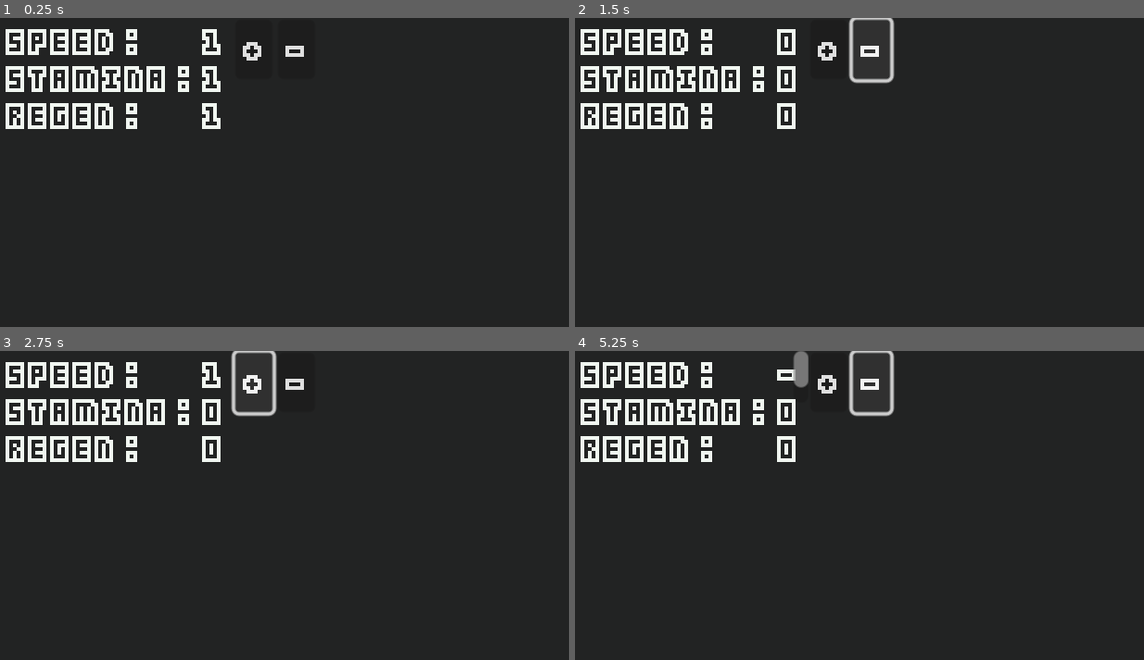
Above: before the commit, frames 1-4 (two rows, left to right).
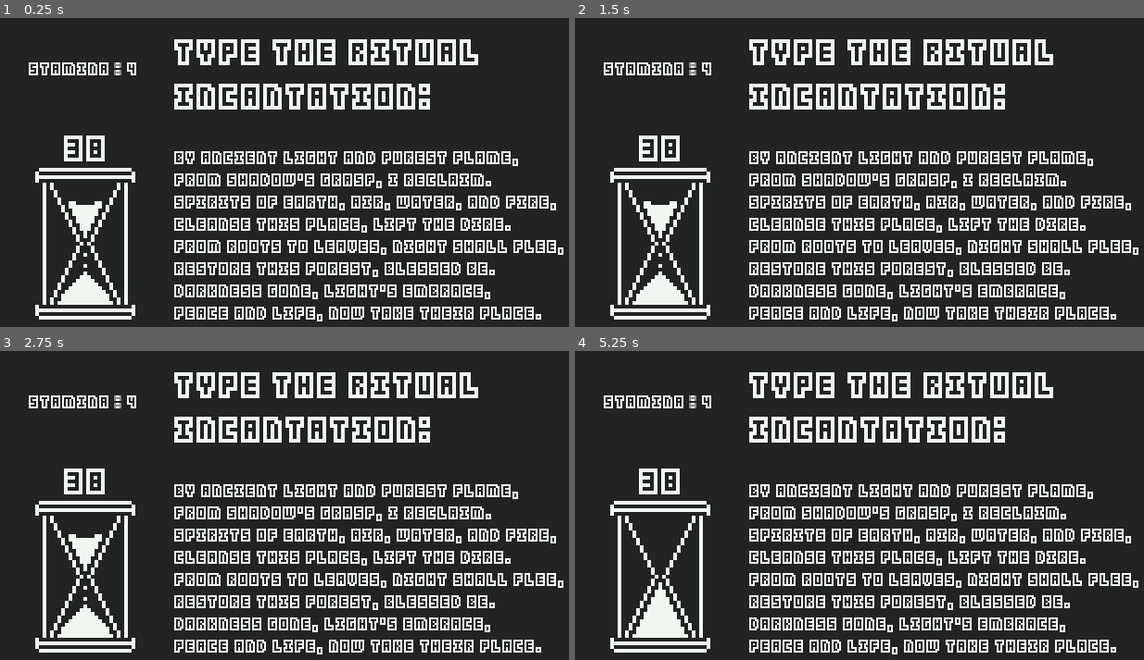
Above: after the commit, the same moments.

Repository: SolarLabyrinth/Lunariel
Game: Godot game, scene res://Scenes/Main.tscn
Two runs of this game, one before a commit and one after it. Both use one fixed random seed, a clock stepped at 60 frames per second and the inputs below.
Inputs (mouse positions are in pixels of both pictures, inside the frame that each line leads up to):
- Up to frame 1 (0.25 s): no input
- Up to frame 2 (1.5 s): click (831, 48) at 0.5 s, where only the run before the commit has a clickable "+"; click (870, 48) at 1.25 s, where only the run before the commit has a clickable "-"
- Up to frame 3 (2.75 s): click (256, 381) at 2 s, where only the run before the commit has a clickable "+"
- Up to frame 4 (5.25 s): click (870, 381) at 2.75 s, where only the run before the commit has a clickable "-"; click (831, 381) at 3.5 s, where only the run before the commit has a clickable "+"; click (870, 381) at 4.25 s, where only the run before the commit has a clickable "-"; tap Enter at 5 s

The runs differ from the first frame. In frame 1, 22% of the frame differs, in the area x 0-100%, y 3-99%; in frame 2, 22%; in frame 3, 22%; in frame 4, 22%, in the area x 0-100%, y 0-99%.

Commit message:
add alt typing test

Diff:
--- /dev/null
+++ b/Globals/SceneManager.tscn
@@ -0,0 +1,6 @@
+[gd_scene load_steps=2 format=3 uid="uid://c200a0ugyvmj5"]
+
+[ext_resource type="Script" path="res://Globals/scene_manager.gd" id="1_u7drk"]
+
+[node name="SceneManager" type="Node2D"]
+script = ExtResource("1_u7drk")
--- /dev/null
+++ b/Globals/scene_manager.gd
@@ -0,0 +1,9 @@
+extends Node2D
+
+const TYPING_TEST = preload("res://Scenes/TypeingTest.tscn")
+const STATS_SCREEN = preload("res://Scenes/StatsScreen.tscn")
+
+func start_typing_test() -> void:
+	get_tree().change_scene_to_packed(TYPING_TEST)
+func show_stats_screen() -> void:
+	get_tree().change_scene_to_packed(STATS_SCREEN)
--- a/Resources/player_stats.gd
+++ b/Resources/player_stats.gd
@@ -1,16 +1,42 @@
 class_name PlayerStats extends Resource
 
-@export var stamina_regen := 0:
+@export var level := 1:
+	get():
+		return 1 + (stamina_regen - 1) + (stamina_amount - 1) + (wpm_adjustment - 1)
+
+@export var xp := 0:
 	set(value):
-		stamina_regen = value
-		changed.emit()
+		var newValue = clamp(value, 0, 999)
+		if newValue != xp:
+			xp = value
+			changed.emit()
 
-@export var stamina_amount := 0:
+@export var stamina_regen := 1:
 	set(value):
-		stamina_amount = value
-		changed.emit()
+		if xp < stamina_regen:
+			return stamina_regen
+		xp -= stamina_regen
+		var newValue = clamp(value, 1, 9)
+		if newValue != stamina_regen:
+			stamina_regen = value
+			changed.emit()
 
-@export var wpm_adjustment := 0:
+@export var stamina_amount := 1:
 	set(value):
-		wpm_adjustment = value
-		changed.emit()
+		if xp < stamina_amount:
+			return stamina_amount
+		xp -= stamina_amount
+		var newValue = clamp(value, 1, 9)
+		if newValue != stamina_amount:
+			stamina_amount = value
+			changed.emit()
+
+@export var wpm_adjustment := 1:
+	set(value):
+		if xp < wpm_adjustment:
+			return wpm_adjustment
+		xp -= wpm_adjustment
+		var newValue = clamp(value, 1, 9)
+		if newValue != wpm_adjustment:
+			wpm_adjustment = value
+			changed.emit()
--- a/Resources/player_stats.tres
+++ b/Resources/player_stats.tres
@@ -4,4 +4,6 @@
 
 [resource]
 script = ExtResource("1_lqrrj")
-croc_count = 0
+stamina_regen = 1
+stamina_amount = 1
+wpm_adjustment = 1
--- a/Resources/ui-theme.tres
+++ b/Resources/ui-theme.tres
@@ -5,4 +5,5 @@
 [resource]
 Button/fonts/font = ExtResource("1_mnu7g")
 RichTextLabel/colors/default_color = Color(0.941176, 0.964706, 0.941176, 1)
+RichTextLabel/fonts/mono_font = ExtResource("1_mnu7g")
 RichTextLabel/fonts/normal_font = ExtResource("1_mnu7g")
--- a/Scenes/Main.tscn
+++ b/Scenes/Main.tscn
@@ -1,13 +1,24 @@
 [gd_scene load_steps=4 format=3 uid="uid://cnsrjtxu0trlu"]
 
-[ext_resource type="PackedScene" uid="uid://b7nwkaudy8b08" path="res://Scenes/TypeingTest.tscn" id="1_p1htd"]
 [ext_resource type="PackedScene" uid="uid://cvrm00cnpi2do" path="res://Scenes/StatsScreen.tscn" id="2_fo76b"]
 [ext_resource type="Resource" uid="uid://vfqyf33duvq1" path="res://Resources/player_stats.tres" id="3_1tjs8"]
+[ext_resource type="PackedScene" uid="uid://diaud7jodmuhs" path="res://Scenes/TypingTest2.tscn" id="4_l272c"]
 
 [node name="Main" type="Node2D"]
 
-[node name="TypeingTest" parent="." instance=ExtResource("1_p1htd")]
+[node name="StatsScreen" parent="." instance=ExtResource("2_fo76b")]
 visible = false
+player_data = ExtResource("3_1tjs8")
 
-[node name="StatsScreen" parent="." instance=ExtResource("2_fo76b")]
+[node name="TypingTest2" parent="." instance=ExtResource("4_l272c")]
+position = Vector2(0, -1)
 player_data = ExtResource("3_1tjs8")
+wpm = 90
+test_text = "By ancient light and purest flame,
+From shadow's grasp, I reclaim.
+Spirits of earth, air, water, and fire,
+Cleanse this place, lift the dire.
+From roots to leaves, night shall flee,
+Restore this forest, blessed be.
+Darkness gone, light’s embrace,
+Peace and life, now take their place."
--- a/Scenes/StatsScreen.tscn
+++ b/Scenes/StatsScreen.tscn
@@ -11,6 +11,7 @@
 anchors_preset = 0
 offset_right = 320.0
 offset_bottom = 180.0
+scale = Vector2(2, 2)
 
 [node name="SpeedLabel" type="RichTextLabel" parent="Control"]
 layout_mode = 0
@@ -21,6 +22,7 @@
 text = "Speed :"
 
 [node name="StaminaLabel" type="RichTextLabel" parent="Control"]
+layout_mode = 0
 offset_left = 6.0
 offset_top = 20.0
 offset_right = 129.0
@@ -29,6 +31,7 @@
 text = "Stamina :"
 
 [node name="RegenLabel" type="RichTextLabel" parent="Control"]
+layout_mode = 0
 offset_left = 6.0
 offset_top = 40.0
 offset_right = 129.0
@@ -38,6 +41,7 @@
 
 [node name="SpeedValue" type="RichTextLabel" parent="Control"]
 unique_name_in_owner = true
+layout_mode = 0
 offset_left = 112.0
 offset_right = 129.0
 offset_bottom = 28.0
@@ -46,6 +50,7 @@
 
 [node name="StaminaValue" type="RichTextLabel" parent="Control"]
 unique_name_in_owner = true
+layout_mode = 0
 offset_left = 112.0
 offset_top = 20.0
 offset_right = 128.0
@@ -55,6 +60,7 @@
 
 [node name="RegenValue" type="RichTextLabel" parent="Control"]
 unique_name_in_owner = true
+layout_mode = 0
 offset_left = 112.0
 offset_top = 40.0
 offset_right = 129.0
@@ -63,6 +69,7 @@
 text = "1"
 
 [node name="SpeedAddButton" type="Button" parent="Control"]
+unique_name_in_owner = true
 layout_mode = 0
 offset_left = 130.0
 offset_top = 1.0
@@ -72,6 +79,8 @@
 text = "+"
 
 [node name="SpeedSubButton" type="Button" parent="Control"]
+unique_name_in_owner = true
+layout_mode = 0
 offset_left = 153.0
 offset_top = 1.0
 offset_right = 173.0
@@ -79,5 +88,100 @@
 theme = ExtResource("1_ev4kd")
 text = "-"
 
+[node name="StaminaAddButton" type="Button" parent="Control"]
+unique_name_in_owner = true
+layout_mode = 0
+offset_left = 132.0
+offset_top = 35.0
+offset_right = 152.0
+offset_bottom = 67.0
+theme = ExtResource("1_ev4kd")
+text = "+"
+
+[node name="StaminaSubButton" type="Button" parent="Control"]
+unique_name_in_owner = true
+layout_mode = 0
+offset_left = 156.0
+offset_top = 37.0
+offset_right = 176.0
+offset_bottom = 69.0
+theme = ExtResource("1_ev4kd")
+text = "-"
+
+[node name="RegenAddButton" type="Button" parent="Control"]
+unique_name_in_owner = true
+layout_mode = 0
+offset_left = 132.0
+offset_top = 71.0
+offset_right = 152.0
+offset_bottom = 103.0
+theme = ExtResource("1_ev4kd")
+text = "+"
+
+[node name="RegenSubButton" type="Button" parent="Control"]
+unique_name_in_owner = true
+layout_mode = 0
+offset_left = 156.0
+offset_top = 73.0
+offset_right = 176.0
+offset_bottom = 105.0
+theme = ExtResource("1_ev4kd")
+text = "-"
+
+[node name="AddXPButton" type="Button" parent="Control"]
+unique_name_in_owner = true
+layout_mode = 0
+offset_left = 6.0
+offset_top = 142.0
+offset_right = 79.0
+offset_bottom = 174.0
+theme = ExtResource("1_ev4kd")
+text = "Add XP"
+
+[node name="XPLabel" type="RichTextLabel" parent="Control"]
+layout_mode = 0
+offset_left = 6.0
+offset_top = 60.0
+offset_right = 45.0
+offset_bottom = 88.0
+theme = ExtResource("1_ev4kd")
+text = "XP :"
+scroll_active = false
+
+[node name="XPValue" type="RichTextLabel" parent="Control"]
+unique_name_in_owner = true
+layout_mode = 0
+offset_left = 48.0
+offset_top = 60.0
+offset_right = 121.0
+offset_bottom = 88.0
+theme = ExtResource("1_ev4kd")
+text = "0"
+
+[node name="LevelLabel" type="RichTextLabel" parent="Control"]
+layout_mode = 0
+offset_left = 6.0
+offset_top = 80.0
+offset_right = 81.0
+offset_bottom = 108.0
+theme = ExtResource("1_ev4kd")
+text = "Level :"
+scroll_active = false
+
+[node name="Levelvalue" type="RichTextLabel" parent="Control"]
+unique_name_in_owner = true
+layout_mode = 0
+offset_left = 84.0
+offset_top = 80.0
+offset_right = 127.0
+offset_bottom = 108.0
+theme = ExtResource("1_ev4kd")
+text = "1"
+
 [connection signal="pressed" from="Control/SpeedAddButton" to="." method="_on_speed_add_button_pressed"]
 [connection signal="pressed" from="Control/SpeedSubButton" to="." method="_on_speed_sub_button_pressed"]
+[connection signal="pressed" from="Control/StaminaAddButton" to="." method="_on_stamina_add_button_pressed"]
+[connection signal="pressed" from="Control/StaminaSubButton" to="." method="_on_stamina_sub_button_pressed"]
+[connection signal="pressed" from="Control/RegenAddButton" to="." method="_on_regen_add_button_pressed"]
+[connection signal="pressed" from="Control/RegenSubButton" to="." method="_on_regen_sub_button_pressed"]
+[connection signal="pressed" from="Control/AddXPButton" to="." method="_on_add_xp_button_pressed"]
--- a/Scenes/TypeingTest.tscn
+++ b/Scenes/TypeingTest.tscn
@@ -15,7 +15,7 @@
 anchors_preset = 0
 offset_right = 40.0
 offset_bottom = 40.0
-scale = Vector2(2, 2)
+scale = Vector2(4, 4)
 
 [node name="TestText" type="RichTextLabel" parent="Control"]
 unique_name_in_owner = true
@@ -37,6 +37,7 @@
 metadata/_edit_use_anchors_ = true
 
 [node name="StaminaTextLabel" type="RichTextLabel" parent="Control"]
+layout_mode = 0
 offset_left = 3.0
 offset_right = 53.0
 offset_bottom = 13.0
@@ -50,6 +51,7 @@
 
 [node name="StaminaValueLabel" type="RichTextLabel" parent="Control"]
 unique_name_in_owner = true
+layout_mode = 0
 offset_left = 56.0
 offset_right = 85.0
 offset_bottom = 13.0
@@ -62,6 +64,7 @@
 metadata/_edit_use_anchors_ = true
 
 [node name="WPMTextLabel" type="RichTextLabel" parent="Control"]
+layout_mode = 0
 offset_left = 3.0
 offset_top = 10.0
 offset_right = 53.0
@@ -76,6 +79,7 @@
 
 [node name="WPMValueLabel" type="RichTextLabel" parent="Control"]
 unique_name_in_owner = true
+layout_mode = 0
 offset_left = 34.0
 offset_top = 10.0
 offset_right = 63.0
@@ -88,4 +92,42 @@
 autowrap_mode = 0
 metadata/_edit_use_anchors_ = true
 
+[node name="StaminaTextLabel2" type="RichTextLabel" parent="Control"]
+layout_mode = 1
+anchors_preset = -1
+anchor_left = -0.57
+anchor_top = 0.736058
+anchor_right = -0.57
+anchor_bottom = 0.736058
+offset_left = 5.3
+offset_top = -45.6923
+offset_right = 55.3
+offset_bottom = -32.6923
+theme_override_colors/default_color = Color(0.941176, 0.964706, 0.941176, 1)
+theme_override_fonts/normal_font = ExtResource("3_yqw7p")
+theme_override_font_sizes/normal_font_size = 8
+text = "aa a"
+scroll_active = false
+autowrap_mode = 0
+metadata/_edit_use_anchors_ = true
+
+[node name="StaminaTextLabel3" type="RichTextLabel" parent="Control"]
+layout_mode = 1
+anchors_preset = -1
+anchor_left = -0.315
+anchor_top = 1.32212
+anchor_right = -0.315
+anchor_bottom = 1.32212
+offset_left = 7.1
+offset_top = -69.3846
+offset_right = 57.1
+offset_bottom = -56.3846
+theme_override_colors/default_color = Color(0.941176, 0.964706, 0.941176, 1)
+theme_override_fonts/normal_font = ExtResource("3_yqw7p")
+theme_override_font_sizes/normal_font_size = 8
+text = "a"
+scroll_active = false
+autowrap_mode = 0
+metadata/_edit_use_anchors_ = true
+
 [connection signal="timeout" from="StaminaRegenTimer" to="." method="_on_stamina_regen_timer_timeout"]
--- /dev/null
+++ b/Scenes/TypingTest2.tscn
@@ -0,0 +1,160 @@
+[gd_scene load_steps=9 format=3 uid="uid://diaud7jodmuhs"]
+
+[ext_resource type="Script" path="res://Scenes/typing_test_2.gd" id="1_grd6q"]
+[ext_resource type="Theme" uid="uid://bahunhngepcwh" path="res://Resources/ui-theme.tres" id="2_taoin"]
+[ext_resource type="FontFile" uid="uid://crkwqcajq021m" path="res://Assets/Kenney Blocks.ttf" id="3_qk7ji"]
+[ext_resource type="Texture2D" uid="uid://cnfhvidjt6chd" path="res://Assets/sandglass.png" id="4_h2n2n"]
+
+[sub_resource type="AtlasTexture" id="AtlasTexture_c0mp7"]
+atlas = ExtResource("4_h2n2n")
+region = Rect2(0, 0, 33, 47)
+
+[sub_resource type="AtlasTexture" id="AtlasTexture_o0uv8"]
+atlas = ExtResource("4_h2n2n")
+region = Rect2(33, 0, 33, 47)
+
+[sub_resource type="AtlasTexture" id="AtlasTexture_rnkoe"]
+atlas = ExtResource("4_h2n2n")
+region = Rect2(66, 0, 33, 47)
+
+[sub_resource type="SpriteFrames" id="SpriteFrames_uxn13"]
+animations = [{
+"frames": [{
+"duration": 1.0,
+"texture": SubResource("AtlasTexture_c0mp7")
+}, {
+"duration": 1.0,
+"texture": SubResource("AtlasTexture_o0uv8")
+}, {
+"duration": 1.0,
+"texture": SubResource("AtlasTexture_rnkoe")
+}],
+"loop": true,
+"name": &"default",
+"speed": 5.0
+}]
+
+[node name="TypingTest2" type="Node2D"]
+script = ExtResource("1_grd6q")
+
+[node name="VBoxContainer" type="VBoxContainer" parent="."]
+offset_left = 170.0
+offset_top = 106.0
+offset_right = 640.0
+offset_bottom = 360.0
+alignment = 1
+
+[node name="HBoxContainer2" type="HBoxContainer" parent="VBoxContainer"]
+layout_mode = 2
+alignment = 1
+
+[node name="HBoxContainer" type="HBoxContainer" parent="VBoxContainer"]
+layout_mode = 2
+alignment = 1
+
+[node name="TestText" type="RichTextLabel" parent="VBoxContainer/HBoxContainer"]
+unique_name_in_owner = true
+layout_mode = 2
+theme = ExtResource("2_taoin")
+bbcode_enabled = true
+text = "By ancient light and purest flame,
+From shadow's grasp, I reclaim.
+Spirits of earth, air, water, and fire,
+Cleanse this place, lift the dire.
+From roots to leaves, night shall flee,
+Restore this forest, blessed be.
+Darkness gone, light’s embrace,
+Peace and life, now take their place."
+fit_content = true
+scroll_active = false
+autowrap_mode = 0
+
+[node name="StaminaRegenTimer" type="Timer" parent="."]
+wait_time = 5.0
+autostart = true
+
+[node name="Control" type="Control" parent="."]
+layout_mode = 3
+anchors_preset = 0
+offset_left = 31.0
+offset_top = 43.0
+offset_right = 121.0
+offset_bottom = 57.0
+scale = Vector2(2, 2)
+
+[node name="StaminaTextLabel" type="RichTextLabel" parent="Control"]
+layout_mode = 1
+anchors_preset = -1
+anchor_right = 0.075
+offset_left = 3.0
+offset_right = 53.0
+offset_bottom = 13.0
+theme_override_colors/default_color = Color(0.941176, 0.964706, 0.941176, 1)
+theme_override_fonts/normal_font = ExtResource("3_qk7ji")
+theme_override_font_sizes/normal_font_size = 8
+text = "Stamina :"
+scroll_active = false
+autowrap_mode = 0
+metadata/_edit_use_anchors_ = true
+
+[node name="StaminaValueLabel" type="RichTextLabel" parent="Control"]
+unique_name_in_owner = true
+layout_mode = 0
+offset_left = 56.0
+offset_right = 85.0
+offset_bottom = 13.0
+theme_override_colors/default_color = Color(0.941176, 0.964706, 0.941176, 1)
+theme_override_fonts/normal_font = ExtResource("3_qk7ji")
+theme_override_font_sizes/normal_font_size = 8
+text = "4"
+scroll_active = false
+autowrap_mode = 0
+metadata/_edit_use_anchors_ = true
+
+[node name="RichTextLabel" type="RichTextLabel" parent="."]
+offset_left = 194.0
+offset_top = 12.0
+offset_right = 600.0
+offset_bottom = 120.0
+theme = ExtResource("2_taoin")
+theme_override_font_sizes/normal_font_size = 32
+bbcode_enabled = true
+text = "Type The Ritual Incantation:"
+fit_content = true
+scroll_active = false
+
+[node name="Control2" type="Control" parent="."]
+layout_mode = 3
+anchors_preset = 0
+offset_left = 23.0
+offset_top = 116.0
+offset_right = 63.0
+offset_bottom = 156.0
+scale = Vector2(4, 4)
+
+[node name="TimeRemainingValue" type="RichTextLabel" parent="Control2"]
+unique_name_in_owner = true
+layout_mode = 1
+anchors_preset = -1
+anchor_left = -1.48403
+anchor_top = 6.30804
+anchor_right = -1.48403
+anchor_bottom = 6.30804
+offset_left = 72.1111
+offset_top = -252.571
+offset_right = 101.111
+offset_bottom = -239.571
+theme_override_colors/default_color = Color(0.941176, 0.964706, 0.941176, 1)
+theme_override_fonts/normal_font = ExtResource("3_qk7ji")
+theme_override_font_sizes/normal_font_size = 8
+text = "48"
+scroll_active = false
+autowrap_mode = 0
+metadata/_edit_use_anchors_ = true
+
+[node name="AnimatedSprite2D" type="AnimatedSprite2D" parent="Control2"]
+position = Vector2(18.75, 32.25)
+sprite_frames = SubResource("SpriteFrames_uxn13")
+autoplay = "default"
+
+[connection signal="timeout" from="StaminaRegenTimer" to="." method="_on_stamina_regen_timer_timeout"]
--- a/Scenes/stats_screen.gd
+++ b/Scenes/stats_screen.gd
@@ -5,21 +5,58 @@
 @onready var speed_value: RichTextLabel = %SpeedValue
 @onready var stamina_value: RichTextLabel = %StaminaValue
 @onready var regen_value: RichTextLabel = %RegenValue
+@onready var xp_value: RichTextLabel = %XPValue
+@onready var levelvalue: RichTextLabel = %Levelvalue
 
 func _ready() -> void:
-	player_data.changed.connect(_on_state_changed)
-	pass
+	update_ui()
+	player_data.changed.connect(update_ui)
+
+func _exit_tree() -> void:
+	player_data.changed.disconnect(update_ui)
+
+func update_ui():
+	speed_value.text = str(player_data.wpm_adjustment)
+	stamina_value.text = str(player_data.stamina_amount)
+	regen_value.text = str(player_data.stamina_regen)
+	xp_value.text = str(player_data.xp)
+	levelvalue.text = str(player_data.level)
+	if player_data.xp >= player_data.wpm_adjustment:
+		%SpeedAddButton.show()
+		%SpeedSubButton.show()
+	else:
+		%SpeedAddButton.hide()
+		%SpeedSubButton.hide()
+	if player_data.xp >= player_data.stamina_amount:
+		%StaminaAddButton.show()
+		%StaminaSubButton.show()
+	else:
+		%StaminaAddButton.hide()
+		%StaminaSubButton.hide()
+	if player_data.xp >= player_data.stamina_regen:
+		%RegenAddButton.show()
+		%RegenSubButton.show()
+	else:
+		%RegenAddButton.hide()
+		%RegenSubButton.hide()
 
 func _on_speed_add_button_pressed() -> void:
 	player_data.wpm_adjustment += 1
-	pass # Replace with function body.
 
 func _on_speed_sub_button_pressed() -> void:
 	player_data.wpm_adjustment -= 1
-	pass # Replace with function body.
 
-func _on_state_changed():
-	speed_value.text = str(player_data.wpm_adjustment)
-	stamina_value.text = str(player_data.stamina_amount)
-	regen_value.text = str(player_data.stamina_regen)
-	pass
+func _on_stamina_add_button_pressed() -> void:
+	player_data.stamina_amount += 1
+
+func _on_stamina_sub_button_pressed() -> void:
+	player_data.stamina_amount -= 1
+
+func _on_regen_add_button_pressed() -> void:
+	player_data.stamina_regen += 1
+
+func _on_regen_sub_button_pressed() -> void:
+	player_data.stamina_regen -= 1
+
+func _on_add_xp_button_pressed() -> void:
+	player_data.xp += 1
--- a/Scenes/typeing_test.gd
+++ b/Scenes/typeing_test.gd
@@ -1,10 +1,13 @@
 extends Node2D
 
-@export var words_per_minute = 50
-@export var text = "porttitor lacus luctus accumsan tortor posuere ac ut consequat semper viverra nam libero justo laoreet sit amet cursus sit amet dictum sit amet justo donec enim diam vulputate ut pharetra sit amet aliquam id diam maecenas ultricies mi eget mauris pharetra et ultrices neque ornare aenean euismod elementum nisi quis eleifend quam adipiscing vitae proin sagittis nisl rhoncus mattis rhoncus urna neque viverra justo nec ultrices dui sapien eget mi"
+@export var player_data: PlayerStats
 
-const base_space_width = 6
-const base_char_width = 2 * base_space_width
+@export var words_per_minute = 70
+@export var text = "By ancient light and purest flame, From shadow's grasp, I reclaim. Spirits of earth, air, water, and fire, Cleanse this place, lift the dire. From roots to leaves, night shall flee, Restore this forest, blessed be. Darkness gone, light’s embrace, Peace and life, now take their place."
+
+const SCALE = 2
+const base_space_width = 3 * SCALE
+const base_char_width = 2 * 3 * SCALE
 
 var running = true
 
@@ -12,26 +15,29 @@
 @onready var STAMINA_VALUE_LABEL: RichTextLabel = %StaminaValueLabel
 @onready var WPM_VALUE_LABEL: RichTextLabel = %WPMValueLabel
 
-@onready var stamina = 4:
+@onready var stamina = player_data.stamina_amount + 3:
 	get():
 		return stamina
 	set(value):
 		if value < 0:
 			stamina = 0
-		elif value > 4:
-			stamina = 4
+		elif value > player_data.stamina_amount + 3:
+			stamina = player_data.stamina_amount + 3
 		else:
 			stamina = value
 		STAMINA_VALUE_LABEL.text = str(stamina)
 		return stamina
 
+func get_wpm():
+	return words_per_minute - (player_data.wpm_adjustment - 1) * 3
+
 func _ready() -> void:
 	TEST_TEXT_LABEL.text = text
-	WPM_VALUE_LABEL.text = str(words_per_minute)
+	WPM_VALUE_LABEL.text = str(get_wpm())
 
 func _process(delta):
 	if running:
-		TEST_TEXT_LABEL.position.x -= (wpm_to_px(words_per_minute) * delta)
+		TEST_TEXT_LABEL.position.x -= (wpm_to_px(get_wpm()) * delta)
 		if TEST_TEXT_LABEL.position.x <= 0:
 			print('You lose')
 			running = false
@@ -43,15 +49,18 @@
 		var input_char = char(event.unicode).to_upper();
 		var target_car = TEST_TEXT_LABEL.text.substr(0, 1).to_upper()
 
-		if input_char == target_car:
+		var is_correct_char = input_char == target_car
+		if !is_correct_char and stamina > 0:
+			stamina -= 1
+			is_correct_char = true
+
+		if is_correct_char:
 			var new_text_raw = TEST_TEXT_LABEL.text.substr(1)
 			var new_text = new_text_raw.strip_edges()
 			if(new_text != new_text_raw):
-				TEST_TEXT_LABEL.position.x += base_space_width
+				TEST_TEXT_LABEL.position.x += base_space_width - 1
 			TEST_TEXT_LABEL.position.x += base_char_width
 			TEST_TEXT_LABEL.text = new_text
-		else:
-			stamina -= 1
 		pass
 	pass
 
--- /dev/null
+++ b/Scenes/typing_test_2.gd
@@ -0,0 +1,86 @@
+extends Node2D
+
+@onready var rich_text_label: RichTextLabel = %TestText
+@onready var STAMINA_VALUE_LABEL: RichTextLabel = %StaminaValueLabel
+@onready var time_remaining_value: RichTextLabel = %TimeRemainingValue
+
+@export var player_data: PlayerStats
+@export var wpm := 70
+@export var xp_value := 1
+@export_multiline var test_text := ''
+
+signal test_over(success: bool)
+
+var running := false
+var already_typed := ""
+var left_to_type := test_text
+var time_remaining = 10000000.0
+
+@onready var stamina := player_data.stamina_amount + 3:
+	get():
+		return stamina
+	set(value):
+		if value < 0:
+			stamina = 0
+		elif value > player_data.stamina_amount + 3:
+			stamina = player_data.stamina_amount + 3
+		else:
+			stamina = value
+		STAMINA_VALUE_LABEL.text = str(stamina)
+		return stamina
+
+func calc_test_time():
+	return 60.0 * (test_text.length() / 5.0 / wpm) + 1
+func set_time_display(value: float):
+	time_remaining_value.text = str(floor(value))
+
+func _ready() -> void:
+	time_remaining = calc_test_time()
+	set_time_display(time_remaining)
+	rich_text_label.text = test_text
+	left_to_type = test_text
+	pass
+
+func _process(delta: float) -> void:
+	if running:
+		time_remaining -= delta
+		set_time_display(time_remaining)
+	if time_remaining <= 0:
+		test_over.emit(false)
+
+var characters_to_type = "ABCDEFGHIJKLMNOPQRSTUVWXYZ'.,".split("", true, 0)
+
+func _input(event: InputEvent) -> void:
+	if event is InputEventKey and !event.is_echo() and event.is_pressed():
+		var input_char = char(event.unicode).to_upper();
+		if !characters_to_type.has(input_char):
+			return
+
+		var target_car = left_to_type.substr(0, 1).to_upper()
+		while !characters_to_type.has(target_car):
+			already_typed += target_car
+			left_to_type = left_to_type.substr(1)
+			target_car = left_to_type.substr(0, 1).to_upper()
+			var prefix = "[color=#222323]" + already_typed + "[/color]" + left_to_type
+			rich_text_label.text = prefix
+
+		var is_correct_char = input_char == target_car
+		if !is_correct_char and stamina > 0:
+			stamina -= 1
+			is_correct_char = true
+
+		if is_correct_char:
+			running = true
+			#var new_text = new_text_raw.strip_edges()
+			already_typed += target_car
+			left_to_type = left_to_type.substr(1)
+			var prefix = "[color=#222323]" + already_typed + "[/color]" + left_to_type
+			rich_text_label.text = prefix
+
+		if left_to_type.length() <= 0:
+			running = false
+			test_over.emit(true)
+	pass
+
+func _on_stamina_regen_timer_timeout() -> void:
+	stamina += 1
--- a/project.godot
+++ b/project.godot
@@ -15,10 +15,14 @@
 config/features=PackedStringArray("4.3", "Forward Plus")
 config/icon="res://icon.svg"
 
+[autoload]
+
+SceneManager="*res://Globals/SceneManager.tscn"
+
 [display]
 
-window/size/viewport_width=320
-window/size/viewport_height=180
+window/size/viewport_width=640
+window/size/viewport_height=360
 window/size/mode=2
 window/stretch/mode="canvas_items"
 window/stretch/scale_mode="integer"
Binary file added: Assets/sandglass.aseprite
Binary file added: Assets/sandglass.png
Not shown, added: Assets/sandglass.png.import
Binary file changed: Assets/test-scene.aseprite
